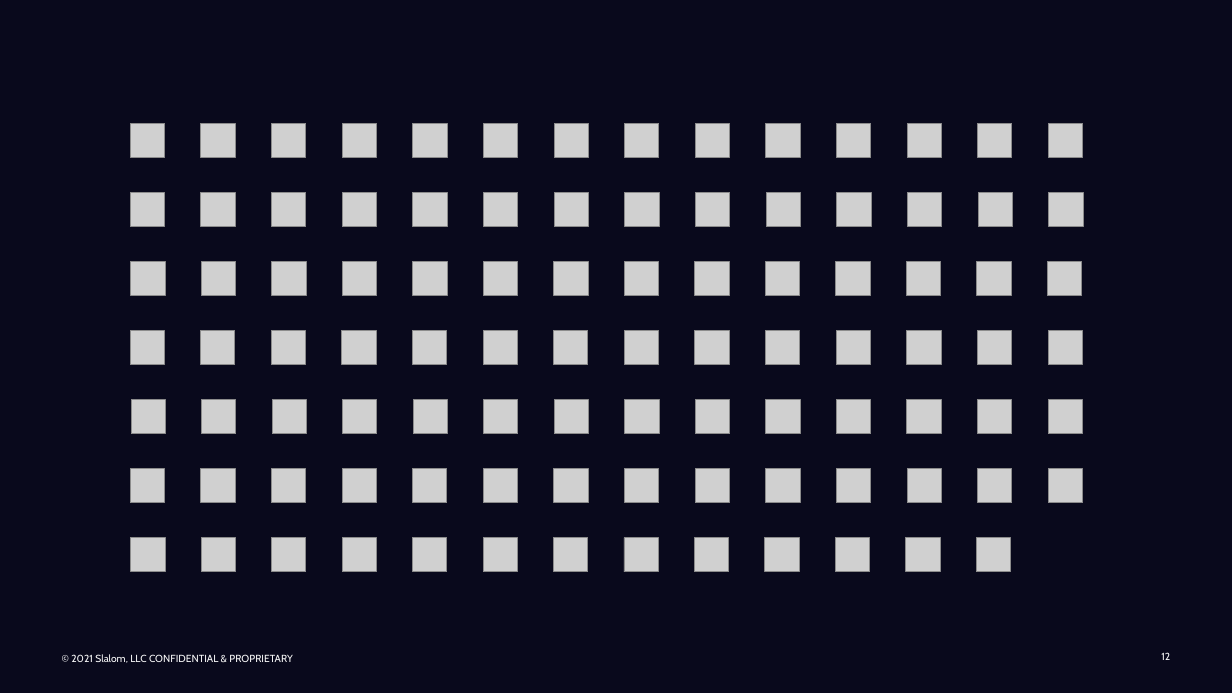
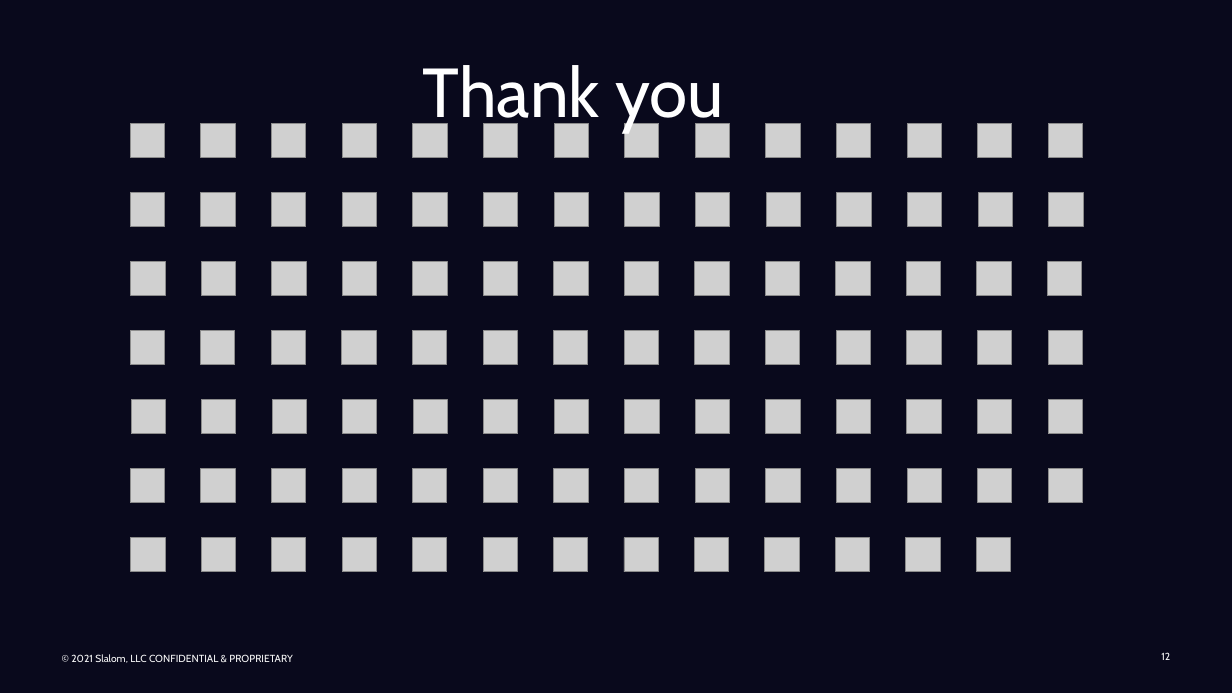
Before and after one commit to kangster7/cdond-c3-projectstarter, a slide deck: slide 12 of Presentation1.pptx. Drawn at 1232x693 pixels with LibreOffice and Linux fonts; fonts in the diff are those of the drawing; grey boxes stand for pictures; background and template pictures are left out. Boxes give left, top, right and bottom in pixels: in the first picture for what was removed or moved away, otherwise in the second. Text is boxed around its words. In the diff, an @@ line names an element or a change of style, - is before the commit and + after.

```diff
--- a/Presentation1.pptx
+++ b/Presentation1.pptx
@@ text added at (423, 65, 725, 133), 54 pt, text #FFFFFF @@
+Thank you
```
Also in this commit, not shown: 1 other slide changed, 1 other file.
